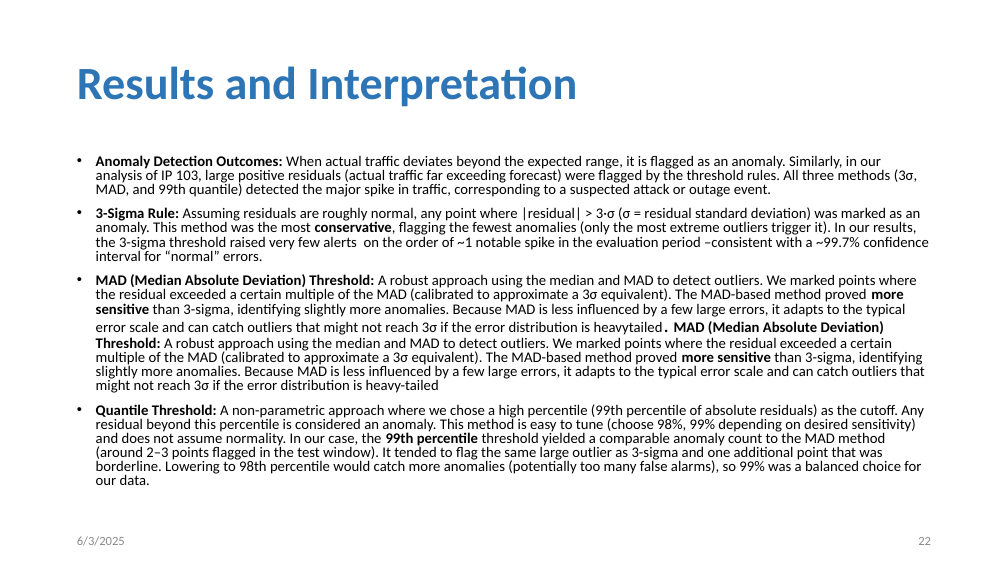
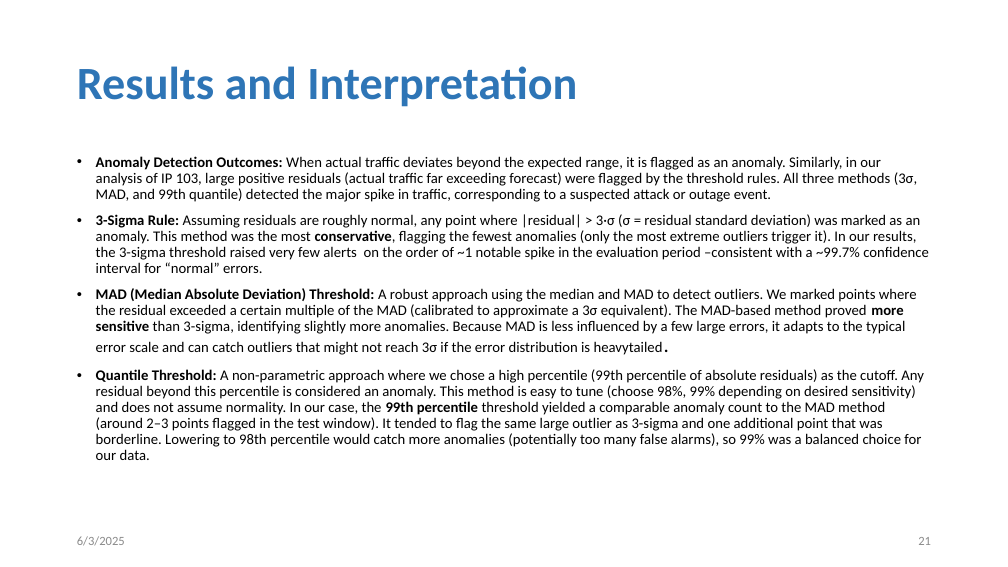
Before and after one commit to tanjilaahmed2/cesnet-anomaly-detection, a slide deck: slide 21 of LBNL Panel Interview_Tanjila.pptm (slide 22 before the commit). Drawn at 1008x567 pixels with LibreOffice and Linux fonts; fonts in the diff are those of the drawing. Boxes give left, top, right and bottom in pixels: in the first picture for what was removed or moved away, otherwise in the second. Text is boxed around its words. In the diff, an @@ line names an element or a change of style, - is before the commit and + after.

Commit message:
Updated ppt

```diff
--- a/LBNL Panel Interview_Tanjila.pptm
+++ b/LBNL Panel Interview_Tanjila.pptm
@@ text at [96,156,929,460]: line spacing 0.8 to 0.9 @@
@@ text at [96,288,917,355]: text changed @@
-• MAD (Median Absolute Deviation) Threshold: A robust approach using the median and MAD to detect outliers. We marked points where the residual exceeded a certain multiple of the MAD (calibrated to approximate a 3σ equivalent). The MAD-based method proved more sensitive than 3-sigma, identifying slightly more anomalies. Because MAD is less influenced by a few large errors, it adapts to the typical error scale and can catch outliers that might not reach 3σ if the error distribution is heavytailed. MAD (Median Absolute Deviation) Threshold: A robust approach using the median and MAD to detect outliers. We marked points where the residual exceeded a certain multiple of the MAD (calibrated to approximate a 3σ equivalent). The MAD-based method proved more sensitive than 3-sigma, identifying slightly more anomalies. Because MAD is less influenced by a few large errors, it adapts to the typical error scale and can catch outliers that might not reach 3σ if the error distribution is heavy-tailed
+• MAD (Median Absolute Deviation) Threshold: A robust approach using the median and MAD to detect outliers. We marked points where the residual exceeded a certain multiple of the MAD (calibrated to approximate a 3σ equivalent). The MAD-based method proved more sensitive than 3-sigma, identifying slightly more anomalies. Because MAD is less influenced by a few large errors, it adapts to the typical error scale and can catch outliers that might not reach 3σ if the error distribution is heavytailed.
```
Also in this commit, not shown: 8 other slides changed, 1 slide removed.
